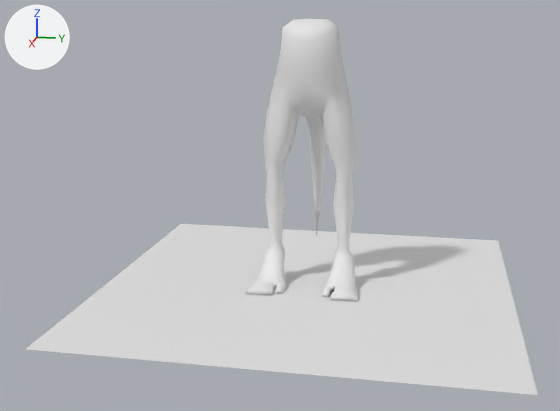
The Blender file source/assets/models/liz/liz2.blend, before and after one commit.
Before and after are seen from a 50 mm lens placed at (136.6, 22.0, 25.2), pointed at (3.7, -4.6, -8.0). Arrows for +X, +Y and +Z are at upper left; the lights stay in place.

Objects in the first picture: 'Plane', 'l_legs'.
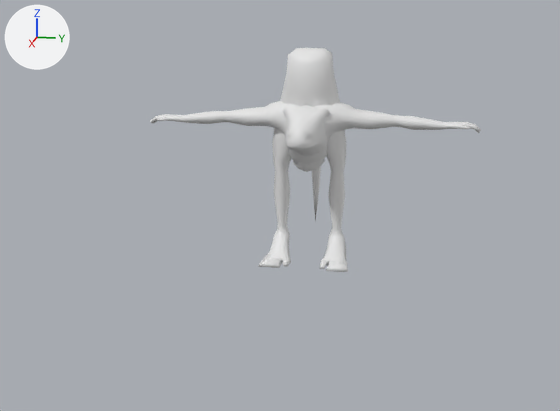
Changed parts and their boxes (x1, y1, x2, y2) in the pictures (560 x 411 px):
'Plane', deleted: before (26, 224, 538, 395)
'l_legs', rescaled (20% narrower, 20% shorter): before (246, 19, 358, 301); after (259, 48, 348, 272)
'u_torso', shown: after (150, 101, 481, 165)
'h_head', shown: after (283, 105, 330, 172)

The change, as a list of edits to the scene's bpy script:
```text
Remove ob_plane:
    ob_plane = bpy.data.objects.new('Plane', me_plane)
    ob_plane.location = (0.6, 0.0, -23.7)
    ob_plane.scale = (37.0, 37.0, 37.0)
Change ob_l_legs:
    ob_l_legs.scale: (1.0, 1.0, 1.0) -> (0.8, 0.8, 0.8)
Change ob_u_torso:
    remove ob_u_torso.hide_set(True)  # its collection is switched off
Change ob_h_head:
    remove ob_h_head.hide_set(True)  # its collection is switched off
```
